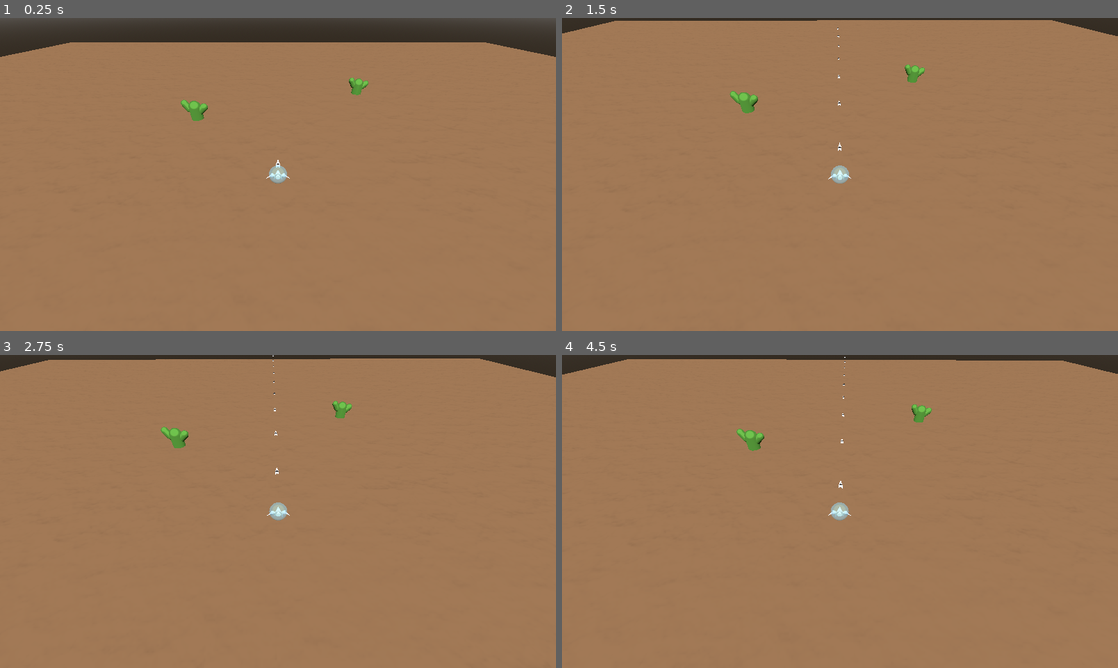
Above: before the commit, frames 1-4 (two rows, left to right).
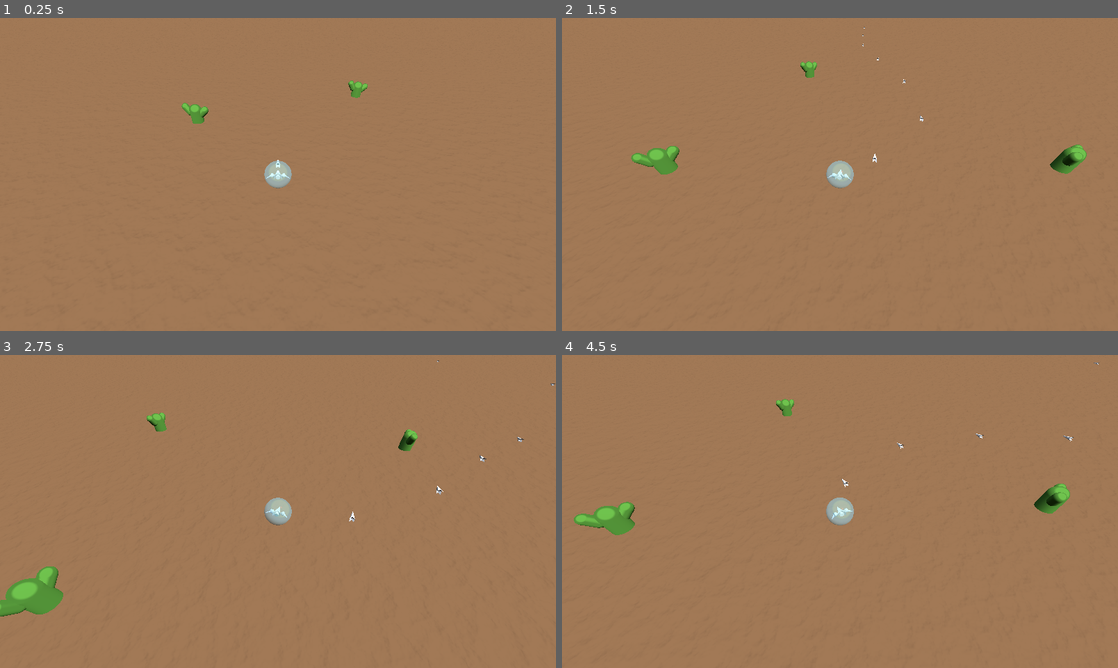
Above: after the commit, the same moments.

Repository: dicemaster5/BubbleSurvivors
Game: Godot game, scene res://scenes/world.tscn
The game is run twice, just before and just after one commit, with the same random seed, the same clock (stepped at 60 frames per second) and the same inputs.
Inputs:
- Up to frame 1 (0.25 s): no input
- Up to frame 2 (1.5 s): hold D (move_right) 0.53-1.28 s; hold S (move_down) from 1.28 s (still down)
- Up to frame 3 (2.75 s): release S (move_down) at 2.03 s; hold D (move_right) from 2.03 s (still down)
- Up to frame 4 (4.5 s): release D (move_right) at 2.78 s; hold W (move_up) 2.78-3.53 s; hold A (move_left) from 3.53 s (still down)

The runs differ from the first frame. In frame 1, 8.8% of the frame differs, in the area x 0-100%, y 0-55%; in frame 2, 2.9%; in frame 3, 4.0%; in frame 4, 3.9%.

Commit message:
New tank controls added

Diff:
--- a/materials/ground.tres
+++ b/materials/ground.tres
@@ -7,7 +7,6 @@
 [sub_resource type="NoiseTexture2D" id="NoiseTexture2D_fnqmt"]
 width = 1024
 height = 1024
-in_3d_space = true
 generate_mipmaps = false
 seamless = true
 as_normal_map = true
@@ -21,3 +20,5 @@
 albedo_color = Color(0.596676, 0.436307, 0.298791, 1)
 normal_enabled = true
 normal_texture = SubResource("NoiseTexture2D_fnqmt")
+uv1_scale = Vector3(0.02, 0.02, 0.02)
+uv1_triplanar = true
--- a/scenes/player.tscn
+++ b/scenes/player.tscn
@@ -5,9 +5,10 @@
 [ext_resource type="PackedScene" uid="uid://c1alrmmevr3dm" path="res://models/player model/Ship.glb" id="3_vheof"]
 [ext_resource type="Script" path="res://scripts/damageable.gd" id="4_sup54"]
 [ext_resource type="Script" path="res://scripts/projectile_spawner.gd" id="5_feg4p"]
-[ext_resource type="PackedScene" uid="uid://75yulxtrp7dk" path="res://scenes/projectile.tscn" id="6_52ojm"]
+[ext_resource type="PackedScene" path="res://scenes/projectile.tscn" id="6_52ojm"]
 
 [sub_resource type="SphereShape3D" id="SphereShape3D_faupd"]
+radius = 0.75
 
 [sub_resource type="SphereMesh" id="SphereMesh_mi2nk"]
 
@@ -15,11 +16,14 @@
 transform = Transform3D(1, 0, 0, 0, 1, 0, 0, 0, 1, 0, 0.5, 0)
 collision_mask = 7
 script = ExtResource("1_mbgsa")
+acceleration = 0.05
+friction = 0.05
 
 [node name="CollisionShape3D" type="CollisionShape3D" parent="."]
 shape = SubResource("SphereShape3D_faupd")
 
 [node name="BubbleMesh" type="MeshInstance3D" parent="."]
+transform = Transform3D(1.5, 0, 0, 0, 1.5, 0, 0, 0, 1.5, 0, 0, 0)
 material_override = ExtResource("2_4uq68")
 mesh = SubResource("SphereMesh_mi2nk")
 
--- a/scenes/world.tscn
+++ b/scenes/world.tscn
@@ -4,10 +4,10 @@
 [ext_resource type="Script" path="res://scripts/game_manager.gd" id="3_xifi4"]
 [ext_resource type="Material" uid="uid://wrr7reshtt80" path="res://materials/ground.tres" id="4_15bx4"]
 [ext_resource type="Script" path="res://scripts/camera_controller.gd" id="4_aelyh"]
-[ext_resource type="PackedScene" path="res://scenes/cactus_hazard.tscn" id="6_cainy"]
+[ext_resource type="PackedScene" uid="uid://byjojrcm551uw" path="res://scenes/cactus_hazard.tscn" id="6_cainy"]
 
 [sub_resource type="PlaneMesh" id="PlaneMesh_4l2np"]
-size = Vector2(100, 100)
+size = Vector2(1000, 1000)
 
 [sub_resource type="WorldBoundaryShape3D" id="WorldBoundaryShape3D_l5nr7"]
 
--- a/scripts/player.gd
+++ b/scripts/player.gd
@@ -1,19 +1,40 @@
 extends CharacterBody3D
 
-@export var move_speed: float = 1.0
-@export var rotate_speed: float = 5.0
-@export var jump_velocity: float = 4.5
-@export var tank_controls: bool = false
+@export var max_rotate_speed: float = 5.0
+@export var max_speed : float = 5
+@export var acceleration : float = 5
+@export var friction : float = 5
+@export var angular_friction : float = 5
+
+@export var tank_controls: bool = true
+
+var move_speed: float
+var rotate_speed: float
 
 func _physics_process(delta: float) -> void:
 
 	# Do Tank Controls
 	if tank_controls:
-		var rotate_dir = Input.get_axis("move_left", "move_right")
+		# Rotation
+		var rotate_dir = Input.get_axis("move_right", "move_left")
+		if rotate_dir != 0:
+			rotate_speed = move_toward(rotate_speed, max_rotate_speed, acceleration)
+		else:
+			rotate_speed = move_toward(rotate_speed, 0, angular_friction)
+
 		rotation += Vector3(0, rotate_speed * rotate_dir * delta, 0)
 
-		var move_dir = Input.get_axis("move_up", "move_down")
-		#velocity = transform.basis move_speed * move_dir
+		# Movement
+		var move_dir = clamp(Input.get_axis("move_down", "move_up"), 0, 1)
+		if move_dir > 0:
+			move_speed = move_toward(move_speed, max_speed, acceleration)
+			# velocity = move_toward(velocity.x, direction * max_speed, acceleration)
+			velocity = (-transform.basis.z * move_dir) * move_speed
+		else:
+			move_speed = move_toward(move_speed, 0, friction)
+			velocity.x = move_toward(velocity.x, 0, friction)
+			velocity.z = move_toward(velocity.z, 0, friction)
+
 		move_and_slide()
 		return
 
